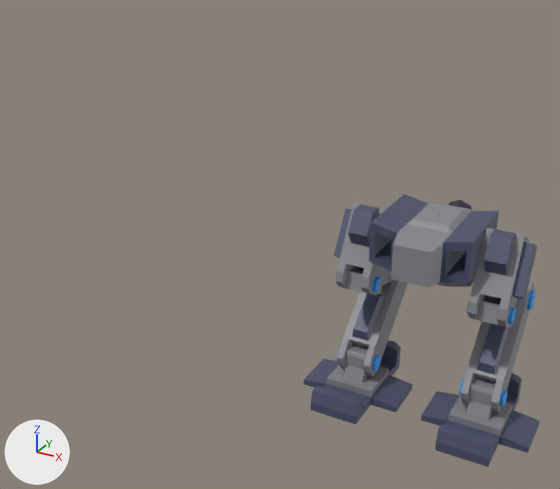
The FBX model Assets/04.Models/Robot.fbx: old version first, new version second.
Camera for both pictures: a 50 mm lens placed at (6.69, -22.36, 15.9), pointed at (-5.64, 0.05, 4.69). Arrows for +X, +Y and +Z are at lower left; the lights stay in place. Mesh edges are drawn as thin lines on the coarser meshes. Where no turn or scale is listed for an object, it has been applied to the vertices.

The older version as bpy lines, for what is in view:
```python
me_legs = bpy.data.meshes.new('Legs')
me_legs.from_pydata(...)  # 1044 vertices, 951 faces; spans x -3.98..3.98, y -2.83..2.93, z -6.81..0.04
# faces by material slot: [766, 185]
me_legs.materials.append(mat_material)  # picture img_lastdecaffeinepalette_png
me_legs.materials.append(mat_emissionmat)  # picture img_lastdecaffeinepalette_png
ob_legs = bpy.data.objects.new('Legs', me_legs)
ob_legs.location = (0.0, 0.35, 6.83)
```
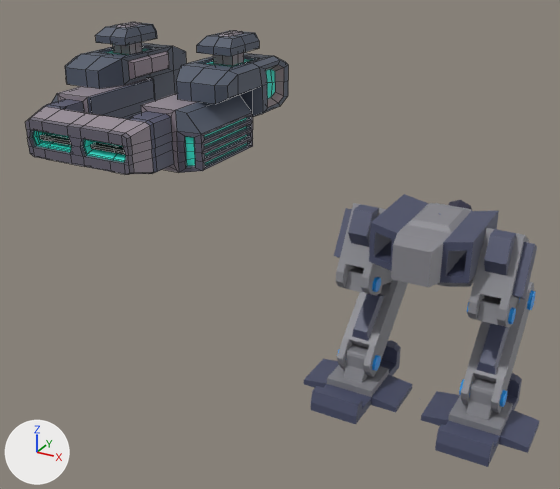
Changed parts and their boxes [x1, y1, x2, y2] in the pictures (560 x 489 px):
'Weapon_1', added: after [25, 22, 288, 174]
    faces in mat_material (picture img_lastdecaffeinepalette_png): [25, 22, 288, 174]
    faces in mat_emissionmat (picture img_lastdecaffeinepalette_png): [33, 49, 275, 166]

The change, as a list of edits to the scene's bpy script:
```text
Add me_weapon_1:
    me_weapon_1.from_pydata(...)  # 908 vertices, 902 faces; spans x -3.67..3.67, y -3.97..4.85, z -1.1..3.08
    # faces by material slot: [726, 176]
    me_weapon_1.materials.append(mat_material)  # picture img_lastdecaffeinepalette_png
    me_weapon_1.materials.append(mat_emissionmat)  # picture img_lastdecaffeinepalette_png
Add ob_weapon_1:
    ob_weapon_1 = bpy.data.objects.new('Weapon_1', me_weapon_1)
    ob_weapon_1.location = (-11.31, 0.24, 8.51)
```
